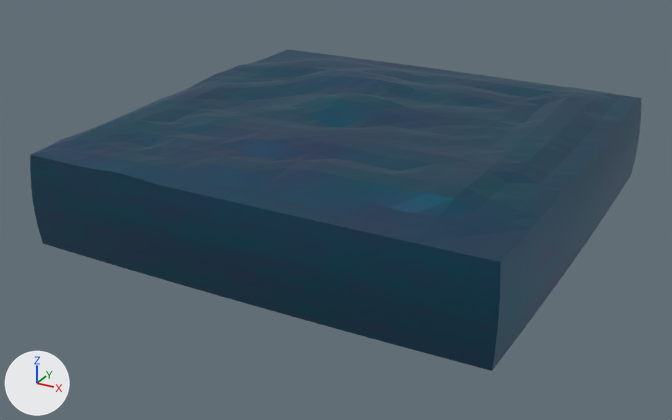
One commit to the Blender file blender_saves/waterSimple.blend: the scene before it, then after it.
Rendered twice from a camera (50 mm lens) standing at (9.01, -17.61, 7.57) and looking at (-0.29, -0.7, -0.88). The lights are fixed; the arrows at lower left show +X, +Y and +Z.
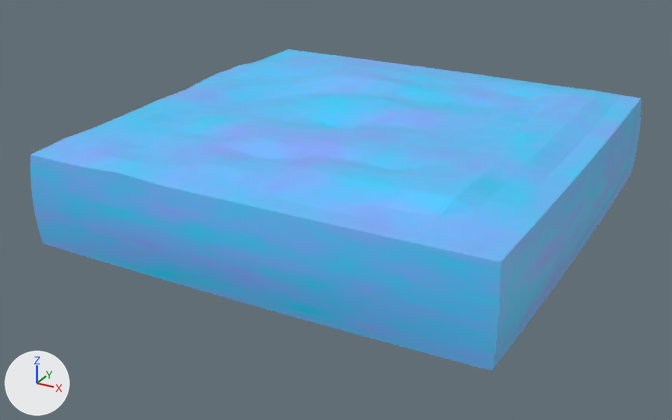
What differs and where, as boxes (x1, y1, x2, y2) in the pictures (672 x 420 px):
'Cube', surface changed
    both: (30, 49, 641, 371)

The change in detail:
Picture 'water.001' (img_water_001) is new.
In material 'Matériau' (mat_matériau), metallic goes from 0.85 to 0.0.
In material 'Matériau' (mat_matériau), roughness goes from 0.609 to 0.5.
In material 'Matériau' (mat_matériau), specular_ior_level is no longer 0.727.
In material 'Matériau' (mat_matériau), sheen_weight is no longer 0.0627.
Material 'Matériau' (mat_matériau) changes its picture from img_water to img_water_001.
